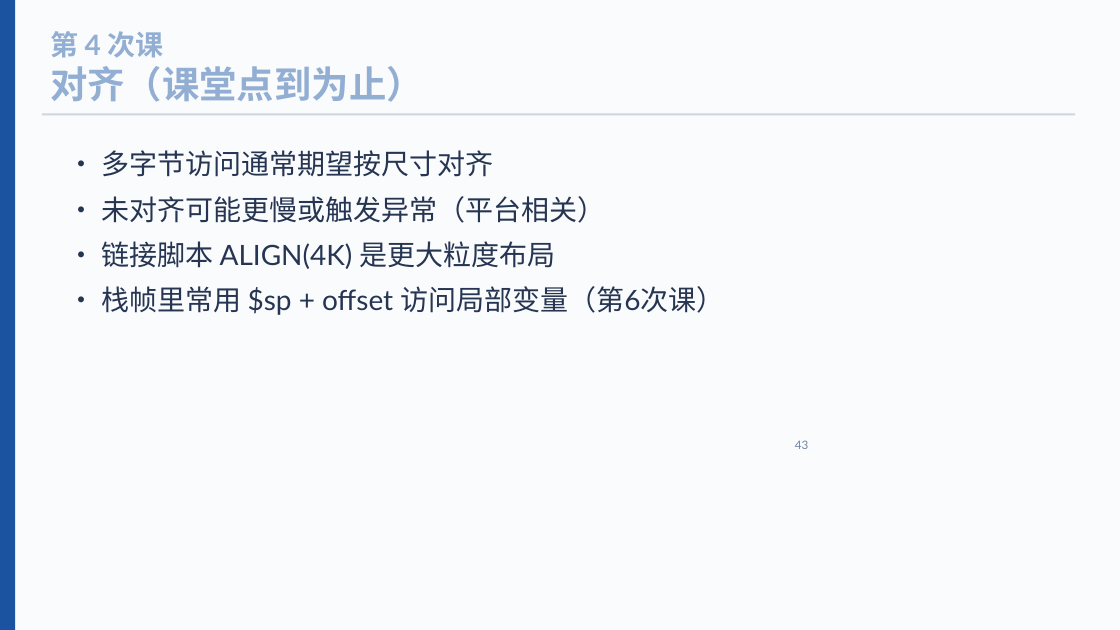
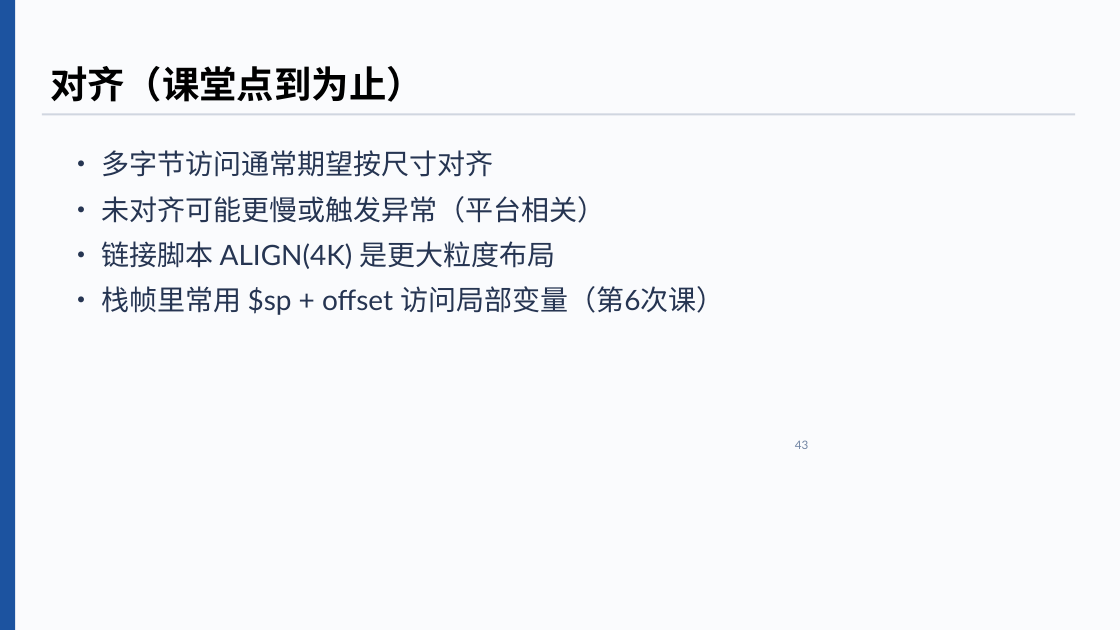
Before and after one commit to cxi218447-byte/miniOS, a slide deck: slide 63 of docs/04/04_load_store_course.pptx (slide 64 before the commit). Drawn at 1120x630 pixels with LibreOffice and Linux fonts; fonts in the diff are those of the drawing. Boxes give left, top, right and bottom in pixels: in the first picture for what was removed or moved away, otherwise in the second. Text is boxed around its words. In the diff, an @@ line names an element or a change of style, - is before the commit and + after.

```diff
--- a/docs/04/04_load_store_course.pptx
+++ b/docs/04/04_load_store_course.pptx
@@ text "对齐（课堂点到为止）" at (50, 66, 423, 102): text colour #93AED3 to #000000 @@
@@ text removed at (50, 31, 164, 58) @@
-第 4 次课
```
Also in this commit, not shown: 3 other slides changed, 7 slides added, 3 slides removed, 21 other files.
